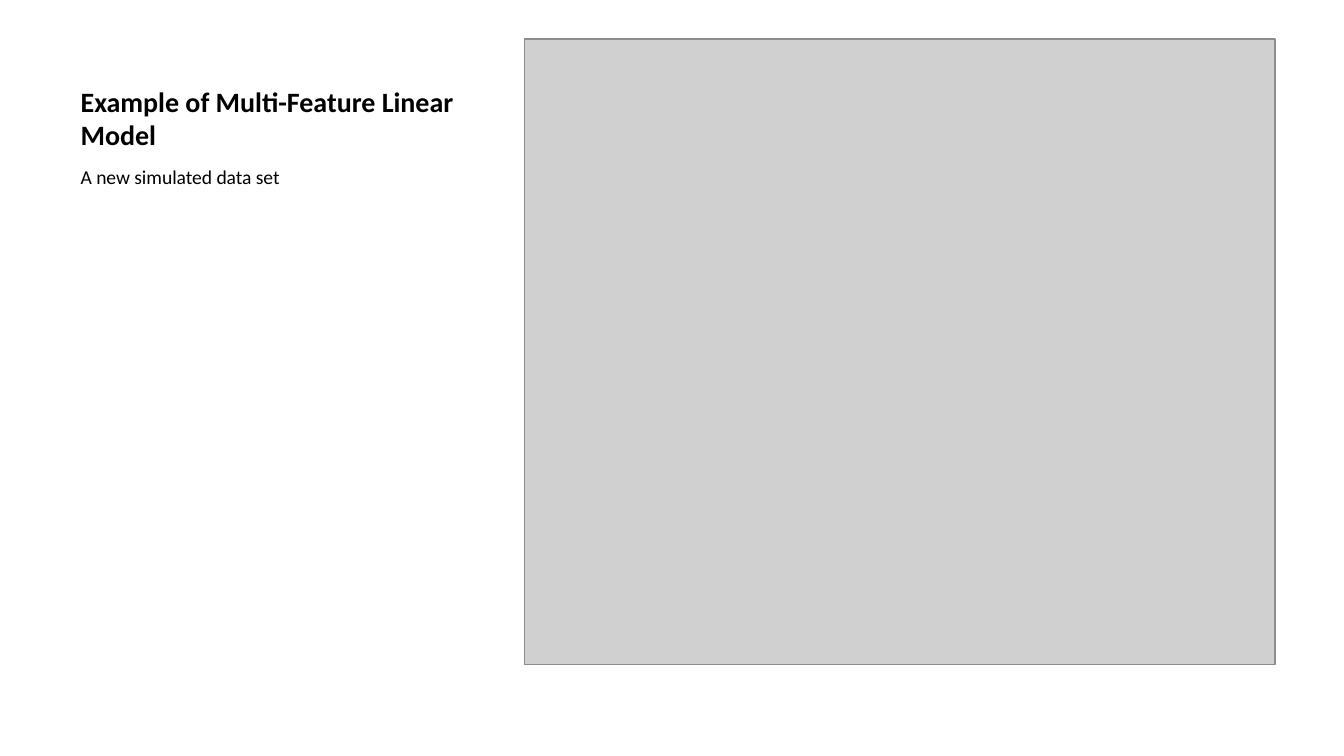
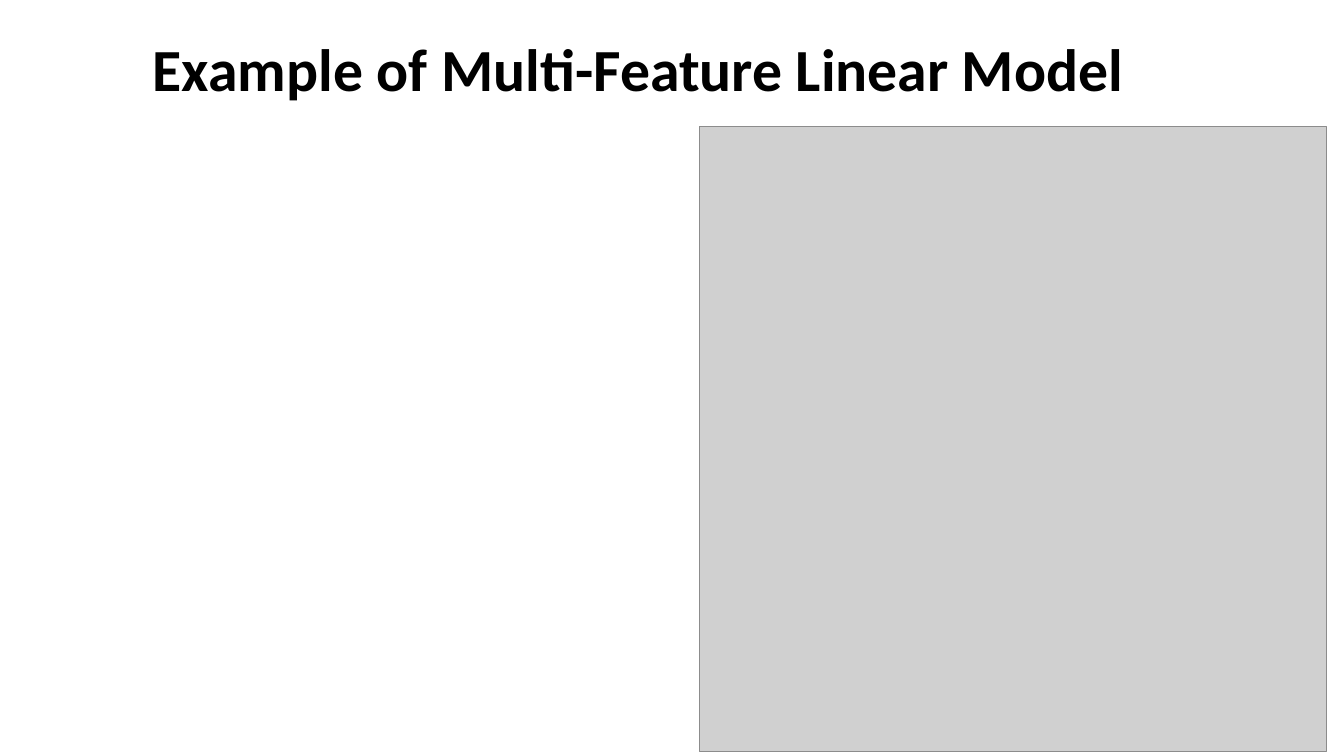
Before and after one commit to StephenElston/CSCI-E-83, a slide deck: slide 48 of LectureSlides/08_IntroductionToLinearModels.pptx (slide 46 before the commit). Drawn at 1344x756 pixels with LibreOffice and Linux fonts; fonts in the diff are those of the drawing; grey boxes stand for pictures. Boxes give left, top, right and bottom in pixels: in the first picture for what was removed or moved away, otherwise in the second. Text is boxed around its words. In the diff, an @@ line names an element or a change of style, - is before the commit and + after.

```diff
--- a/LectureSlides/08_IntroductionToLinearModels.pptx
+++ b/LectureSlides/08_IntroductionToLinearModels.pptx
@@ title "Example of Multi-Feature Linear Model" at [153, 49, 1123, 101]: size 15 to 32 pt; alignment left to centre @@
@@ picture: place and size @@
-picture at [524, 39, 1274, 664]
+picture at [699, 126, 1327, 751]
@@ text removed at [81, 170, 280, 184] @@
-A new simulated data set
```
Also in this commit, not shown: 7 other slides changed, 5 slides added, 18 slides removed.
